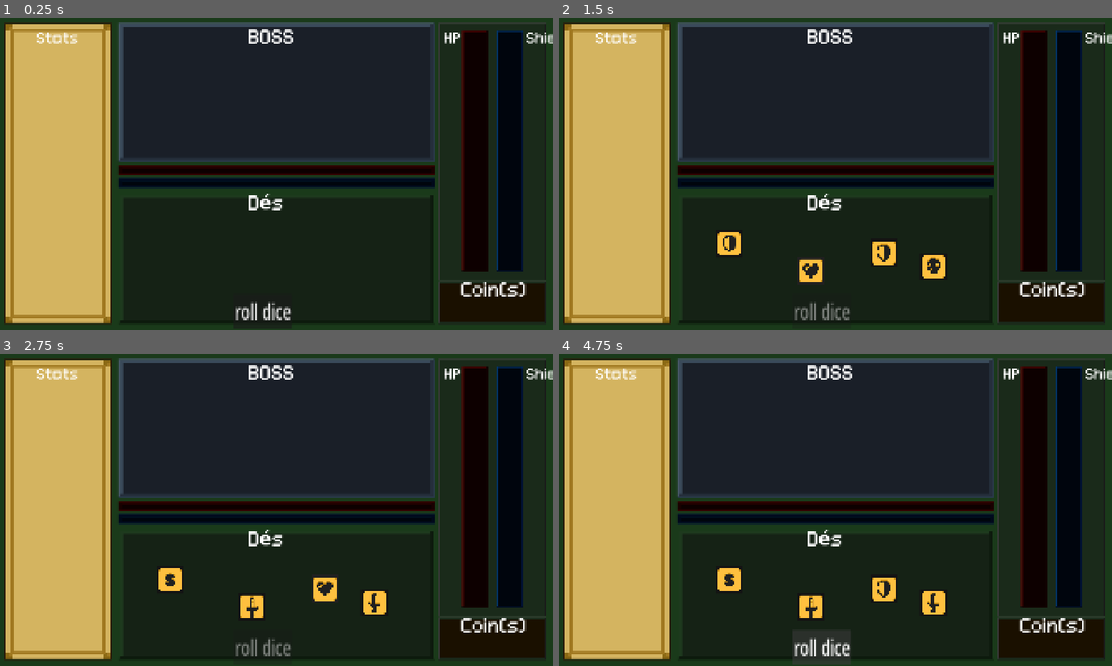
Above: before the commit, frames 1-4 (two rows, left to right).
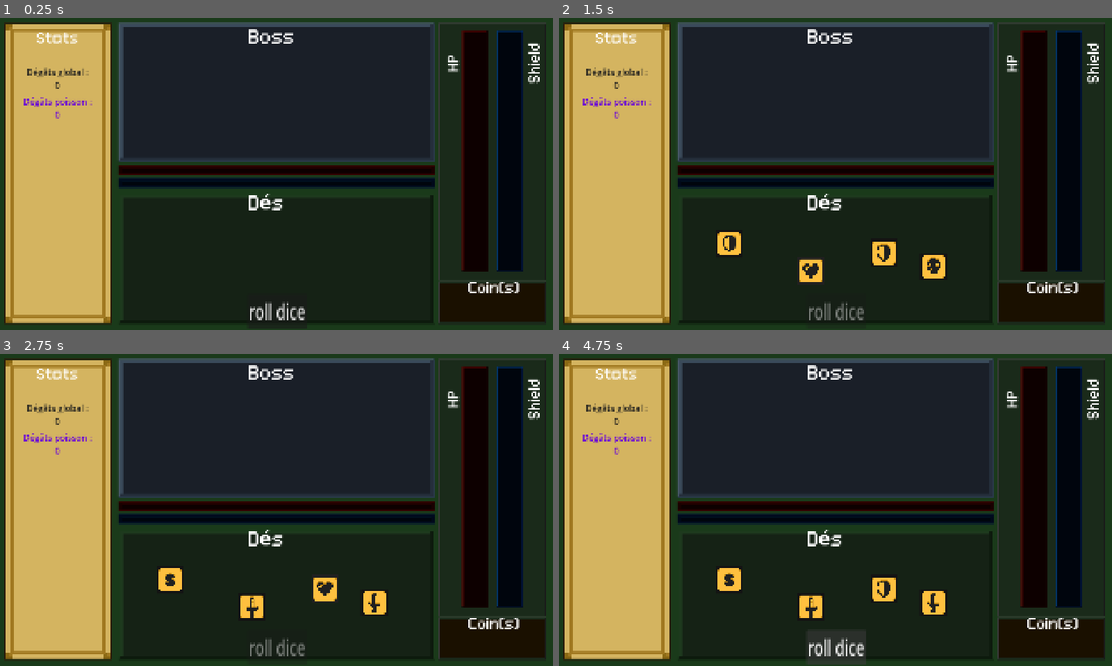
Above: after the commit, the same moments.

Repository: logan-capoen/dice-and-daggers
Game: Godot game, scene res://scenes/plateau.tscn
Same seed, same stepped clock (60 frames per second), same inputs: the game is played once before the commit and once after it.
Inputs:
- Up to frame 1 (0.25 s): no input
- Up to frame 2 (1.5 s): click "roll dice" at 0.5 s
- Up to frame 3 (2.75 s): click "roll dice" at 2 s
- Up to frame 4 (4.75 s): click "roll dice" at 3.5 s

The runs differ from the first frame. In frame 1, 1.8% of the frame differs, in the area x 4-100%, y 3-97%; in frame 2, 1.7%; in frame 3, 1.7%; in frame 4, 1.8%, in the area x 4-100%, y 3-98%.

Commit message:
feat: update the try and text

Diff:
--- a/dice-and-daggers/scenes/plateau.tscn
+++ b/dice-and-daggers/scenes/plateau.tscn
@@ -4,6 +4,8 @@
 [ext_resource type="Script" uid="uid://cdcg1ytqlvwud" path="res://script/main.gd" id="1_ipy82"]
 [ext_resource type="FontFile" uid="uid://c4tihvmr25k1r" path="res://Godot-Fontpack-d244bf6170b399a6d4d26a0d906058ddf2dafdf1/fonts/connection/ConnectionBold.otf" id="2_dbfg1"]
 [ext_resource type="PackedScene" uid="uid://cmuop2jp1lij5" path="res://scenes/de.tscn" id="4_dau7h"]
+[ext_resource type="Script" uid="uid://biexvjqihl3e8" path="res://script/var_poisson.gd" id="5_cwt75"]
+[ext_resource type="Script" uid="uid://c4n4fme8m7m65" path="res://script/var_degat.gd" id="5_dau7h"]
 
 [node name="Plateau" type="Node2D" unique_id=545427569]
 script = ExtResource("1_ipy82")
@@ -28,7 +30,8 @@
 offset_bottom = 148.0
 theme_override_fonts/font = ExtResource("2_dbfg1")
 theme_override_font_sizes/font_size = 64
-text = "BOSS"
+text = "Boss
+"
 
 [node name="Des" type="Label" parent="." unique_id=1099980764]
 offset_left = 865.0
@@ -40,28 +43,30 @@
 text = "Dés"
 
 [node name="Coin" type="Label" parent="." unique_id=1697319143]
-offset_left = 1599.0
+offset_left = 1626.0
 offset_top = 910.0
-offset_right = 1827.0
+offset_right = 1854.0
 offset_bottom = 1021.0
 theme_override_fonts/font = ExtResource("2_dbfg1")
-theme_override_font_sizes/font_size = 64
+theme_override_font_sizes/font_size = 50
 text = "Coin(s)"
 
 [node name="HP" type="Label" parent="." unique_id=1586282190]
-offset_left = 1542.0
-offset_top = 48.0
-offset_right = 1770.0
-offset_bottom = 159.0
+offset_left = 1553.0
+offset_top = 189.0
+offset_right = 1781.0
+offset_bottom = 300.0
+rotation = 4.712389
 theme_override_fonts/font = ExtResource("2_dbfg1")
 theme_override_font_sizes/font_size = 48
 text = "HP"
 
 [node name="Shield" type="Label" parent="." unique_id=1594785399]
-offset_left = 1827.0
-offset_top = 48.0
-offset_right = 2055.0
-offset_bottom = 159.0
+offset_left = 1833.0
+offset_top = 229.0
+offset_right = 2061.0
+offset_bottom = 340.0
+rotation = 4.712389
 theme_override_fonts/font = ExtResource("2_dbfg1")
 theme_override_font_sizes/font_size = 48
 text = "Shield"
@@ -88,12 +93,32 @@
 position = Vector2(1132, 814)
 
 [node name="Button" type="Button" parent="." unique_id=1512846464]
-offset_left = 816.0
+offset_left = 865.0
 offset_top = 956.0
-offset_right = 997.0
+offset_right = 1046.0
 offset_bottom = 1027.0
 scale = Vector2(1.1238889, 1.6800001)
 theme_override_font_sizes/font_size = 45
 text = "roll dice"
 
+[node name="Node" type="Node" parent="." unique_id=432663704]
+
+[node name="VarPoison" type="Label" parent="Node" unique_id=1110532606]
+offset_left = 58.0
+offset_top = 270.0
+offset_right = 358.0
+offset_bottom = 370.0
+theme_override_colors/font_color = Color(0.39839983, 0.001828776, 0.86457914, 1)
+theme_override_font_sizes/font_size = 30
+script = ExtResource("5_cwt75")
+
+[node name="VarDegat" type="Label" parent="Node" unique_id=332100316]
+offset_left = 58.0
+offset_top = 168.0
+offset_right = 358.0
+offset_bottom = 268.0
+theme_override_colors/font_color = Color(0.10934054, 0.109340556, 0.10934054, 1)
+theme_override_font_sizes/font_size = 30
+script = ExtResource("5_dau7h")
+
 [connection signal="pressed" from="Button" to="." method="_on_button_pressed"]
--- /dev/null
+++ b/dice-and-daggers/script/var_degat.gd
@@ -0,0 +1,9 @@
+extends Label
+
+var damage = 0
+
+func _ready():
+	horizontal_alignment = HORIZONTAL_ALIGNMENT_CENTER
+
+func _process(delta: float) -> void:
+	text = "Dégâts global :\n" + str(damage)
--- /dev/null
+++ b/dice-and-daggers/script/var_poisson.gd
@@ -0,0 +1,9 @@
+extends Label
+
+var poison_damage = 0
+
+func _ready():
+	horizontal_alignment = HORIZONTAL_ALIGNMENT_CENTER
+
+func _process(delta: float) -> void:
+	text = "Dégâts poisson :\n" + str(poison_damage)
